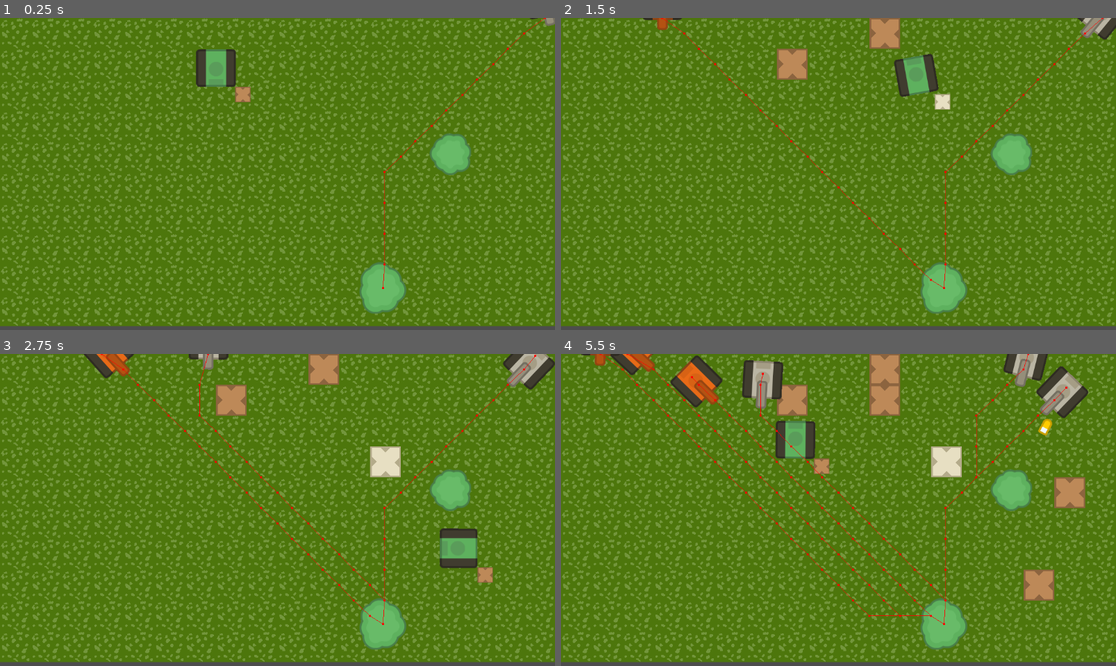
Above: before the commit, frames 1-4 (two rows, left to right).
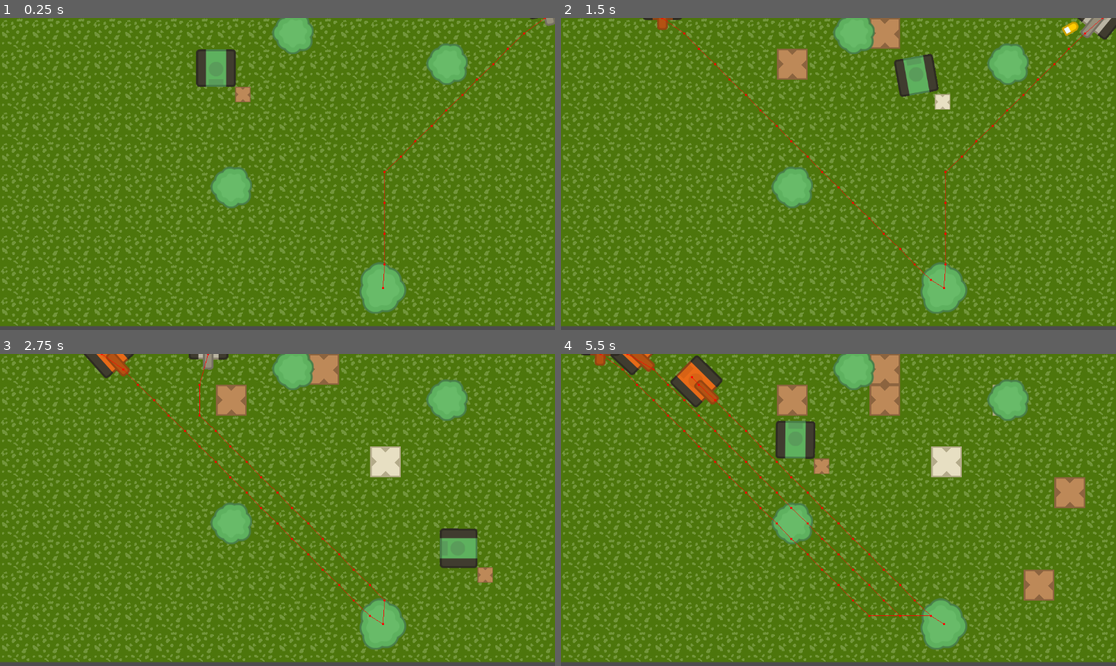
Above: after the commit, the same moments.

Repository: gerep/wall-and-order
Game: Godot game, scene res://scenes/level/level.tscn
Same seed, same stepped clock (60 frames per second), same inputs: the game is played once before the commit and once after it.
Inputs:
- Up to frame 1 (0.25 s): no input
- Up to frame 2 (1.5 s): tap Enter at 0.5 s; hold Right (ui_right) 0.53-1.28 s; hold Space (place) 0.53-1.28 s; hold Down (ui_down) from 1.28 s (still down); tap Space (place) at 1.35 s
- Up to frame 3 (2.75 s): release Down (ui_down) at 2.03 s; hold Right (ui_right) from 2.03 s (still down); hold Space (place) from 2.03 s (still down)
- Up to frame 4 (5.5 s): release Right (ui_right) at 2.78 s; release Space (place) at 2.78 s; hold Up (ui_up) 2.78-3.53 s; tap Space (place) at 2.85, 4.35 s; hold Space (place) 3.53-4.28 s; hold Left (ui_left) 3.53-5.03 s; hold Down (ui_down) from 5.03 s (still down); hold Space (place) from 5.03 s (still down)

The runs differ from the first frame. In frame 1, 3.0% of the frame differs, in the area x 37-85%, y 0-62%; in frame 2, 3.1%; in frame 3, 3.9%; in frame 4, 5.8%, in the area x 32-95%, y 0-87%.

Commit message:
place towers randomly on the map

Diff:
--- a/scenes/enemies/enemy.gd
+++ b/scenes/enemies/enemy.gd
@@ -36,7 +36,6 @@
 			_:
 				return BRICK_BULLET_TEXTURE
 
-var life_points: int = 1
 var tilemap_layer: TileMapLayer
 var target: Vector2
 var can_shoot: bool = true
--- a/scenes/level/level.gd
+++ b/scenes/level/level.gd
@@ -6,6 +6,7 @@
 
 const WALKABLE_TILE: Vector2i = Vector2i(0, 0)
 
+const TOWER_SCENE = preload("uid://ckod6a185q6fh")
 const enemies: Array = [preload("uid://drgu2o61e8iki"), preload("uid://cjxa2ahc3d6py")]
 
 var screen_width: float
@@ -16,6 +17,7 @@
 	screen_width = viewport.size.x
 	enemy_spawn_timer.timeout.connect(_spawn_enemy)
 	_spawn_enemy()
+	_place_towers(3)
 
 	GameManager.tile_destroyed.connect(_on_tile_destroyed)
 	GameManager.game_ended.connect(_on_game_ended)
@@ -34,5 +36,28 @@
 	enemy.position = Vector2(spawn_position, -50.0)
 
 
+func _place_towers(count: int, min_distance: float = 150.0) -> void:
+	var cells = ground_layer.get_used_cells()
+	cells.shuffle()
+	var placed_positions: Array[Vector2] = []
+	for cell in cells:
+		if placed_positions.size() >= count:
+			break
+
+		var pos = ground_layer.map_to_local(cell)
+		var too_close = false
+		for placed in placed_positions:
+			if pos.distance_to(placed) < min_distance:
+				too_close = true
+				break
+		if too_close:
+			continue
+
+		var tower = TOWER_SCENE.instantiate()
+		add_child(tower)
+		tower.position = pos
+		placed_positions.append(pos)
+
+
 func _on_game_ended() -> void:
 	GameManager.go_to_gameover_menu()
--- a/scenes/level/level.tscn
+++ b/scenes/level/level.tscn
@@ -4,7 +4,6 @@
 [ext_resource type="Texture2D" uid="uid://4x4xbhn2v7xd" path="res://assets/tileset.png" id="1_nbgty"]
 [ext_resource type="PackedScene" uid="uid://bg402yve2oxks" path="res://scenes/eagle/eagle.tscn" id="4_hnne4"]
 [ext_resource type="PackedScene" uid="uid://by0u4fiidlly7" path="res://scenes/player/player.tscn" id="4_qkmgm"]
-[ext_resource type="PackedScene" uid="uid://ckod6a185q6fh" path="res://scenes/towers/tower.tscn" id="5_hnne4"]
 
 [sub_resource type="NavigationPolygon" id="NavigationPolygon_i166f"]
 vertices = PackedVector2Array(28.632813, -28.632813, 32, -18.523438, 32, 18.523438, 28.632813, 28.632813, 21.898438, 32, -18.523438, 32, -28.632813, 28.632813, -32, 21.898438, -32, -21.898438, -28.632813, -28.632813, -21.898438, -32, 18.523438, -32)
@@ -48,6 +47,3 @@
 
 [node name="Eagle" parent="." unique_id=1686697668 instance=ExtResource("4_hnne4")]
 position = Vector2(795, 561)
-
-[node name="Tower" parent="." unique_id=1628834733 instance=ExtResource("5_hnne4")]
-position = Vector2(935, 283)
